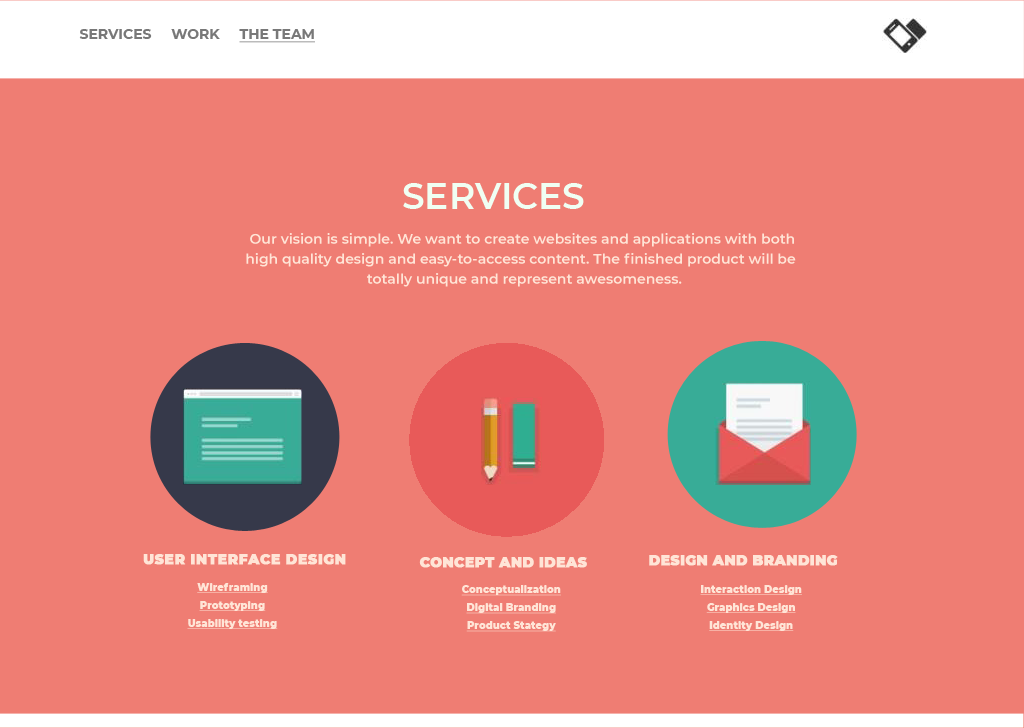
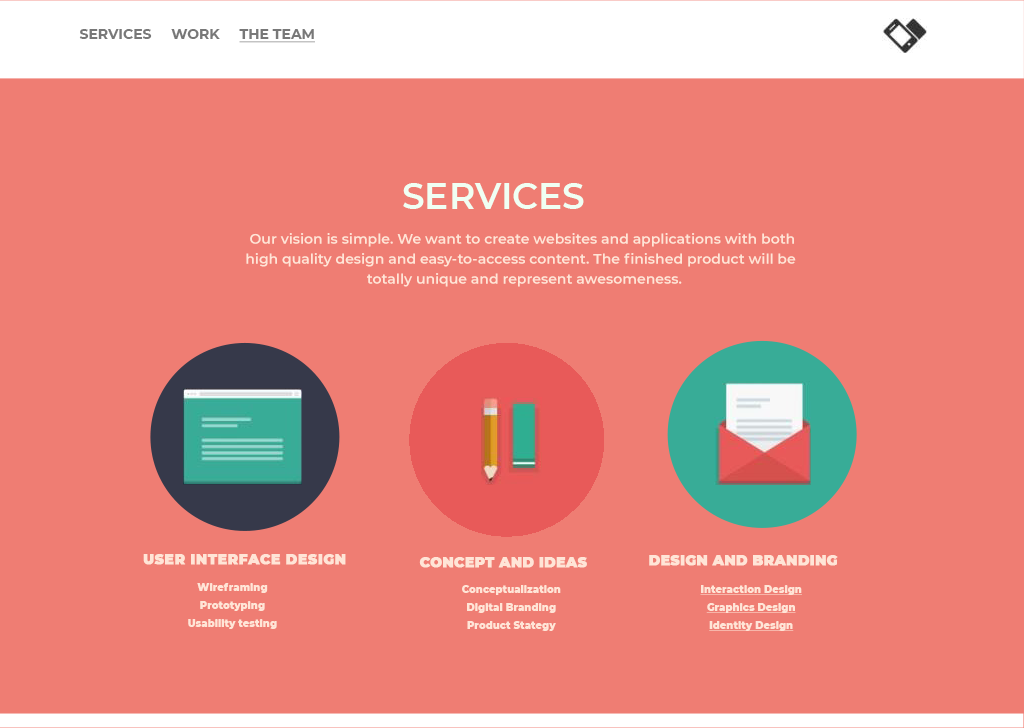
Two versions of the same layered image (1024x728). Layer-by-layer changes:
painted on "circle3", masked it over [667, 340, 857, 528]
painted on "circle1", masked it over [150, 342, 340, 531]
painted on "Shape 1", masked it over [0, 713, 1024, 728]
painted on "Conceptualization Digital Branding Product Stategy" over [461, 594, 561, 632]
painted on "letter" over [187, 592, 278, 629]
painted on "header", masked it over [80, 29, 315, 43]
